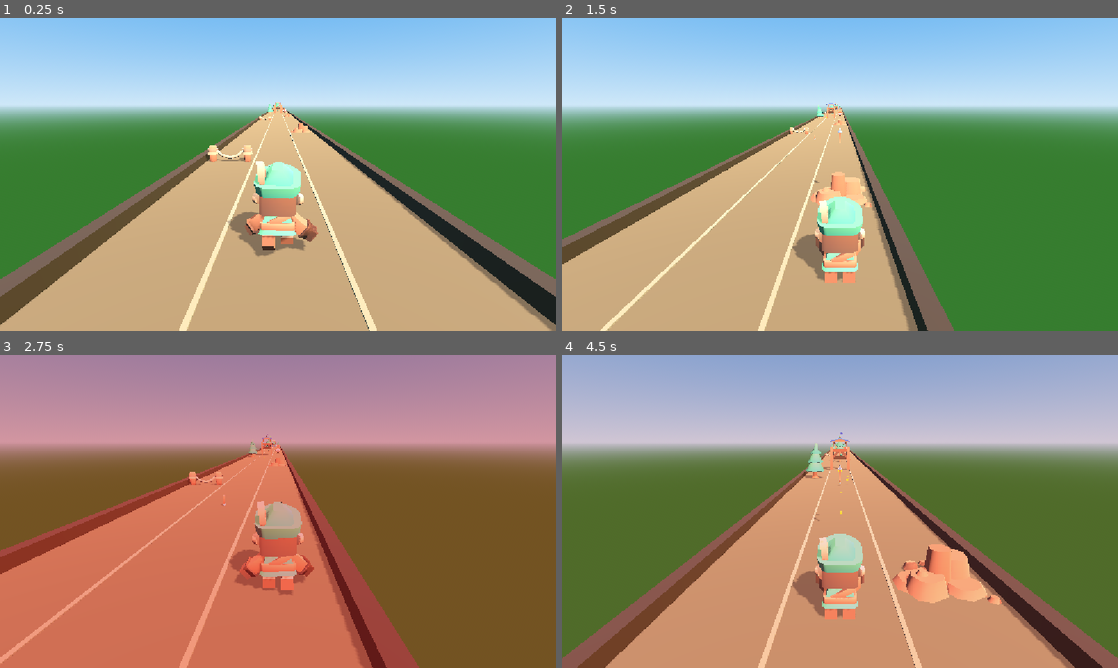
Above: before the commit, frames 1-4 (two rows, left to right).
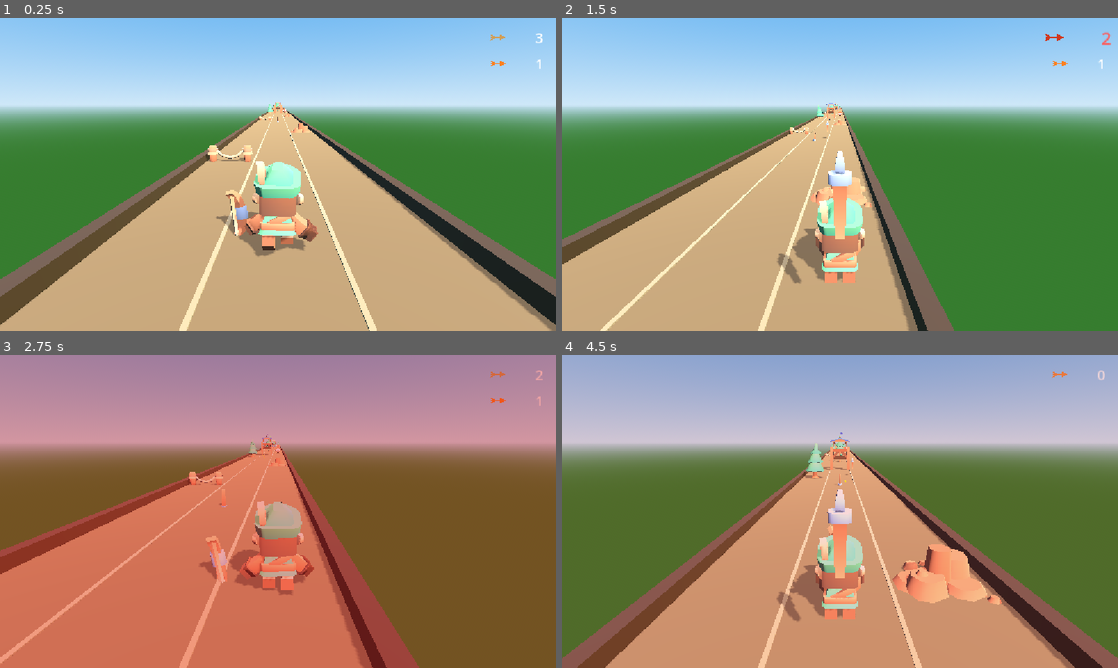
Above: after the commit, the same moments.

Repository: emrullah-enis-ctnky/RobinRunnerGame-Godot
Game: Godot game, scene res://scenes/world/world.tscn
Two runs of this game, one before a commit and one after it. Both use one fixed random seed, a clock stepped at 60 frames per second and the inputs below.
Inputs (mouse positions are in pixels of both pictures, inside the frame that each line leads up to):
- Up to frame 1 (0.25 s): no input
- Up to frame 2 (1.5 s): tap Enter (ui_accept) at 0.5 s; move the mouse to (962, 158) at 0.52 s; hold Right (move_right) 0.53-1.25 s; tap F (shoot) at 0.6 s; click (962, 158) at 0.67 s; tap Space (jump) at 0.77, 1.07 s; drag from (728, 190) to (812, 237) at 1.27 s
- Up to frame 3 (2.75 s): move the mouse to (333, 442) at 2.02 s; hold Right (move_right) from 2.03 s (still down); tap F (shoot) at 2.1 s; click (333, 442) at 2.17 s
- Up to frame 4 (4.5 s): release Right (move_right) at 2.75 s; drag from (812, 574) to (673, 464) at 2.77 s; move the mouse to (1006, 558) at 3.52 s; hold Left (move_left) 3.53-4.25 s; tap F (shoot) at 3.6 s; click (1006, 558) at 3.67 s; tap Space (jump) at 3.77, 4.07 s; drag from (673, 464) to (756, 433) at 4.27 s

The runs differ from the first frame. In frame 1, 0.5% of the frame differs, in the area x 38-98%, y 4-70%; in frame 2, 1.0%; in frame 3, 0.4%; in frame 4, 1.0%, in the area x 38-98%, y 4-86%.

Commit message:
feat(combat-feedback): hold bow in hand, add arrow counter HUD, size props
Second Phase 7 pass focused on combat feedback and presentation.

- PlayerController equips weapon-bow.glb on the archer's arm bone via a
  BoneAttachment3D and releases the arrow at the end of the draw window
- New top-right ArrowCounterHUD/ArrowCounterEntry: shows each held arrow
  type and count, slides rows in/out, pulses green on gain and red on spend
- MeshFit normalizes arrow and bow model sizes; pickups lift into the quiver
- Known visual issues (bow placement, arrow flight orientation) recorded in
  memory-bank/progress.md for the Step 7.7 manual pass

Co-authored-by: CommandCodeBot <noreply@commandcode.ai>

Diff:
--- /dev/null
+++ b/scenes/ui/arrow_counter_entry.tscn
@@ -0,0 +1,19 @@
+[gd_scene format=3 uid="uid://carrowcounterentry"]
+
+[ext_resource type="Script" path="res://scripts/ui/arrow_counter_entry.gd" id="1_entry"]
+
+[node name="ArrowCounterEntry" type="Control"]
+custom_minimum_size = Vector2(120, 48)
+mouse_filter = 2
+script = ExtResource("1_entry")
+
+[node name="Count" type="Label" parent="."]
+anchor_left = 1.0
+anchor_right = 1.0
+anchor_bottom = 1.0
+offset_left = -74.0
+offset_right = -10.0
+theme_override_font_sizes/font_size = 30
+text = "0"
+horizontal_alignment = 2
+vertical_alignment = 1
--- /dev/null
+++ b/scenes/ui/arrow_counter_hud.tscn
@@ -0,0 +1,21 @@
+[gd_scene format=3 uid="uid://carrowcounterhud"]
+
+[ext_resource type="Script" path="res://scripts/ui/arrow_counter_hud.gd" id="1_hud"]
+
+[node name="ArrowCounterHUD" type="CanvasLayer"]
+layer = 5
+script = ExtResource("1_hud")
+
+[node name="Root" type="Control" parent="."]
+anchor_right = 1.0
+anchor_bottom = 1.0
+mouse_filter = 2
+
+[node name="Entries" type="Control" parent="Root"]
+anchor_left = 1.0
+anchor_right = 1.0
+offset_left = -136.0
+offset_top = 16.0
+offset_right = -16.0
+offset_bottom = 16.0
+mouse_filter = 2
--- a/scenes/world/world.tscn
+++ b/scenes/world/world.tscn
@@ -6,6 +6,7 @@
 [ext_resource type="Script" path="res://scripts/world/track_spawner.gd" id="4_spawner"]
 [ext_resource type="PackedScene" uid="uid://c8n4v2x6bq7zp" path="res://scenes/ui/damage_overlay.tscn" id="5_overlay"]
 [ext_resource type="Script" path="res://scripts/combat/arrow_pool.gd" id="6_arrowpool"]
+[ext_resource type="PackedScene" path="res://scenes/ui/arrow_counter_hud.tscn" id="7_hud"]
 
 [sub_resource type="ProceduralSkyMaterial" id="ProceduralSkyMaterial_world"]
 sky_top_color = Color(0.25, 0.52, 0.88, 1)
@@ -55,3 +56,5 @@
 script = ExtResource("6_arrowpool")
 
 [node name="DamageOverlay" parent="." instance=ExtResource("5_overlay")]
+
+[node name="ArrowCounterHUD" parent="." instance=ExtResource("7_hud")]
--- a/scripts/combat/arrow.gd
+++ b/scripts/combat/arrow.gd
@@ -6,7 +6,6 @@
 
 # The mesh's native axis is baked into a rotation so the arrow points along its flight path.
 const MESH_LOCAL_ROTATION: Vector3 = Vector3(-90.0, 0.0, 0.0)
-const FLAME_OFFSET: Vector3 = Vector3(0.0, 0.0, -0.6)
 
 signal finished(arrow)
 
@@ -23,21 +22,23 @@
 
 ## Builds the flame visuals once so every pooled arrow reuses them.
 func _ready() -> void:
-	_orient_mesh()
+	_prepare_mesh()
 	_build_flame_visuals()
 	deactivate()
 
 
-## Aligns the instanced arrow mesh with the travel direction.
-func _orient_mesh() -> void:
+## Normalizes the arrow mesh size and aligns it with the travel direction.
+func _prepare_mesh() -> void:
 	var mesh: Node3D = get_node_or_null("Mesh")
 	if mesh:
+		MeshFit.fit_longest_axis(mesh, GameConfig.ARROW_MODEL_LENGTH)
 		mesh.rotation_degrees = MESH_LOCAL_ROTATION
 
 
 ## Creates the glowing head and the particle emitter shown only for flame arrows.
 func _build_flame_visuals() -> void:
-	var visuals: Dictionary = FlameVisual.build(self, FLAME_OFFSET)
+	var tip: Vector3 = Vector3(0.0, 0.0, -GameConfig.ARROW_MODEL_LENGTH * 0.5)
+	var visuals: Dictionary = FlameVisual.build(self, tip)
 	_flame_head = visuals["head"]
 	_flame_fx = visuals["fx"]
 
--- a/scripts/combat/arrow_pickup.gd
+++ b/scripts/combat/arrow_pickup.gd
@@ -6,20 +6,25 @@
 
 # The mesh's native axis is rotated so the arrow lies flat on the ground.
 const MESH_LOCAL_ROTATION: Vector3 = Vector3(90.0, 0.0, 0.0)
+# Never scale to exactly zero: a singular basis is rejected by Jolt Physics.
+const COLLECT_MIN_SCALE: float = 0.01
 
 @export var arrow_type: String = GameConfig.ARROW_TYPE_NORMAL
 @export var amount: int = 1
 
-var _base_y: float = 0.0
+var _base_position: Vector3 = Vector3.ZERO
+var _base_rotation: Vector3 = Vector3.ZERO
 var _time: float = 0.0
+var _collect_tween: Tween
 var _flame_head: MeshInstance3D
 var _flame_fx: GPUParticles3D
 
 
-## Wires collision, lays the mesh flat, and restores on a new run.
+## Wires collision, sizes and lays the arrow flat, and restores on a new run.
 func _ready() -> void:
-	_base_y = position.y
-	_orient_mesh()
+	_base_position = position
+	_base_rotation = rotation
+	_prepare_mesh()
 	if arrow_type == GameConfig.ARROW_TYPE_FLAME:
 		_build_flame_visuals()
 	body_entered.connect(_on_body_entered)
@@ -27,16 +32,18 @@
 		get_node("/root/EventBus").game_restarted.connect(restore)
 
 
-## Rotates the instanced arrow mesh so it lies flat on the ground.
-func _orient_mesh() -> void:
+## Normalizes the arrow mesh size and lays it flat on the ground.
+func _prepare_mesh() -> void:
 	var mesh: Node3D = get_node_or_null("Mesh")
 	if mesh:
+		MeshFit.fit_longest_axis(mesh, GameConfig.ARROW_MODEL_LENGTH)
 		mesh.rotation_degrees = MESH_LOCAL_ROTATION
 
 
 ## Adds the flame glow for flame-arrow pickups.
 func _build_flame_visuals() -> void:
-	var visuals: Dictionary = FlameVisual.build(self)
+	var tip: Vector3 = Vector3(0.0, 0.0, -GameConfig.ARROW_MODEL_LENGTH * 0.5)
+	var visuals: Dictionary = FlameVisual.build(self, tip)
 	_flame_head = visuals["head"]
 	_flame_fx = visuals["fx"]
 	_flame_head.visible = true
@@ -47,29 +54,37 @@
 func _process(delta: float) -> void:
 	_time += delta * GameConfig.PICKUP_BOB_SPEED
 	rotation.y += GameConfig.PICKUP_SPIN_SPEED * delta
-	position.y = _base_y + sin(_time) * GameConfig.PICKUP_BOB_HEIGHT
+	position = _base_position + Vector3(0.0, sin(_time) * GameConfig.PICKUP_BOB_HEIGHT, 0.0)
 
 
-## Hands the ammo to the quiver and hides the picked-up arrow.
+## Hands the ammo to the quiver and flies the arrow up into it.
 func _on_body_entered(body: Node3D) -> void:
 	if not body.is_in_group("player"):
 		return
 	if has_node("/root/EventBus"):
 		get_node("/root/EventBus").collectible_picked.emit("arrow_" + arrow_type, amount)
-	_collect()
+	_collect(body)
 
 
-## Hides the pickup and stops its idle motion after collection.
-func _collect() -> void:
-	hide()
+## Lifts the arrow toward the player's quiver while shrinking it away.
+func _collect(player: Node3D) -> void:
+	set_deferred("monitoring", false)
 	set_process(false)
-	set_deferred("monitoring", false)
+	_collect_tween = create_tween()
+	_collect_tween.set_parallel(true)
+	_collect_tween.tween_property(self, "global_position", player.global_position + Vector3(0.0, 1.2, 0.3), GameConfig.PICKUP_COLLECT_TIME).set_trans(Tween.TRANS_QUAD).set_ease(Tween.EASE_IN)
+	_collect_tween.tween_property(self, "scale", Vector3.ONE * COLLECT_MIN_SCALE, GameConfig.PICKUP_COLLECT_TIME).set_trans(Tween.TRANS_BACK).set_ease(Tween.EASE_IN)
+	_collect_tween.chain().tween_callback(hide)
 
 
-## Re-enables the pickup so recycled chunks can present it again.
+## Re-enables and repositions the pickup so recycled chunks can present it again.
 func restore() -> void:
+	if _collect_tween and _collect_tween.is_valid():
+		_collect_tween.kill()
+	scale = Vector3.ONE
 	_time = 0.0
-	position.y = _base_y
+	position = _base_position
+	rotation = _base_rotation
 	show()
 	set_process(true)
 	set_deferred("monitoring", true)
--- a/scripts/common/game_config.gd
+++ b/scripts/common/game_config.gd
@@ -33,6 +33,9 @@
 const ARROW_MUZZLE_HEIGHT: float = 1.0
 const SHOOT_DRAW_TIME: float = 0.12
 const SHOOT_RELEASE_TIME: float = 0.28
+const ARROW_MODEL_LENGTH: float = 0.9
+const BOW_MODEL_LENGTH: float = 0.55
+const PICKUP_COLLECT_TIME: float = 0.35
 
 # Pickup Idle Motion
 const PICKUP_BOB_HEIGHT: float = 0.12
--- /dev/null
+++ b/scripts/common/mesh_fit.gd
@@ -0,0 +1,22 @@
+class_name MeshFit
+extends RefCounted
+## Normalizes imported model sizes so gameplay props share a consistent scale.
+
+
+## Scales a node so its largest mesh dimension matches the target length.
+static func fit_longest_axis(node: Node3D, target_length: float) -> void:
+	var longest: float = _longest_mesh_dimension(node)
+	if longest <= 0.0:
+		return
+	node.scale = Vector3.ONE * (target_length / longest)
+
+
+## Returns the largest dimension found across all mesh instances under a node.
+static func _longest_mesh_dimension(node: Node) -> float:
+	var longest: float = 0.0
+	for child in node.get_children():
+		if child is MeshInstance3D and (child as MeshInstance3D).mesh != null:
+			var size: Vector3 = (child as MeshInstance3D).get_aabb().size
+			longest = maxf(longest, maxf(size.x, maxf(size.y, size.z)))
+		longest = maxf(longest, _longest_mesh_dimension(child))
+	return longest
--- a/scripts/managers/ability_manager.gd
+++ b/scripts/managers/ability_manager.gd
@@ -41,6 +41,11 @@
 	for count in ammo.values():
 		total += int(count)
 	return total
+
+
+## Returns true when the quiver holds at least one arrow of any type.
+func can_fire() -> bool:
+	return total_ammo() > 0
 
 
 ## Resolves the arrow type (preferring the requested one) and fires it when ammo allows.
--- a/scripts/player/player_controller.gd
+++ b/scripts/player/player_controller.gd
@@ -3,6 +3,8 @@
 ## Controls the player character in RobinRunner (3-lane movement, jumping, and state).
 
 const GameConfig = preload("res://scripts/common/game_config.gd")
+const BOW_SCENE: PackedScene = preload("res://assets/models/weapon-bow.glb")
+const BOW_BONE: String = "arm-left"
 
 # Hazard labels and the posture each type imprints on a non-fatal contact
 const HAZARD_OVERHEAD_BARRIER: String = "overhead_barrier"
@@ -38,6 +40,9 @@
 @export var shoot_draw_time: float = GameConfig.SHOOT_DRAW_TIME
 @export var shoot_release_time: float = GameConfig.SHOOT_RELEASE_TIME
 @export var arrow_scan_range: float = GameConfig.ARROW_SCAN_RANGE
+@export var bow_offset: Vector3 = Vector3(0.6, 0.0, 0.15)
+@export var bow_rotation_degrees: Vector3 = Vector3(0.0, 0.0, 31.0)
+@export var bow_scale: float = 1.0
 
 var current_lane: int = GameConfig.LANE_CENTER
 var target_x: float = 0.0
@@ -53,6 +58,11 @@
 var shoot_released: bool = false
 var can_control: bool = true
 
+# Stored shot parameters released once the draw window completes
+var _shoot_origin: Vector3 = Vector3.ZERO
+var _shoot_forward: Vector3 = Vector3.FORWARD
+var _shoot_preferred: String = GameConfig.ARROW_TYPE_NORMAL
+
 # Stand-in shapes swapped on the detector; Jolt rejects non-uniform shape scaling
 var _standing_hitbox: Shape3D
 var _ducking_hitbox: CapsuleShape3D
@@ -72,6 +82,7 @@
 func _ready() -> void:
 	_prepare_hitboxes()
 	_setup_animations()
+	_attach_bow()
 	reset_player()
 	if has_node("/root/EventBus"):
 		var bus: Node = get_node("/root/EventBus")
@@ -92,6 +103,38 @@
 	_ducking_hitbox = CapsuleShape3D.new()
 	_ducking_hitbox.radius = duck_hitbox_radius
 	_ducking_hitbox.height = duck_hitbox_height
+
+
+## Attaches the bow model to the archer's right-hand bone so it is held at all times.
+func _attach_bow() -> void:
+	var skeleton: Skeleton3D = _find_skeleton(visual_model)
+	if skeleton == null or skeleton.find_bone(BOW_BONE) < 0:
+		return
+
+	var attach := BoneAttachment3D.new()
+	attach.bone_name = BOW_BONE
+	skeleton.add_child(attach)
+
+	var bow: Node3D = BOW_SCENE.instantiate()
+	bow.name = "Bow"
+	MeshFit.fit_longest_axis(bow, GameConfig.BOW_MODEL_LENGTH)
+	bow.position = bow_offset
+	bow.rotation_degrees = bow_rotation_degrees
+	bow.scale *= bow_scale
+	attach.add_child(bow)
+
+
+## Returns the first Skeleton3D found under a node.
+func _find_skeleton(node: Node) -> Skeleton3D:
+	if node == null:
+		return null
+	for child in node.get_children():
+		if child is Skeleton3D:
+			return child
+		var found: Skeleton3D = _find_skeleton(child)
+		if found != null:
+			return found
+	return null
 
 
 ## Handles movement, lane interpolation, and jumping physics each frame.
@@ -201,18 +244,19 @@
 	return true
 
 
-## Fires the best arrow for the hazard ahead, if the quiver allows it.
+## Begins a shot: the arrow is released once the draw window completes.
 func try_shoot() -> bool:
 	if not has_node("/root/AbilityManager"):
 		return false
-
-	var origin: Vector3 = global_position + Vector3(0.0, GameConfig.ARROW_MUZZLE_HEIGHT, 0.0)
-	var forward: Vector3 = (-global_transform.basis.z).normalized()
-	var preferred: String = _preferred_arrow_type(origin, forward)
-	var fired: bool = get_node("/root/AbilityManager").try_fire(origin, forward, preferred)
-	if fired:
-		_start_shoot_animation()
-	return fired
+	var ability: Node = get_node("/root/AbilityManager")
+	if not ability.can_fire():
+		return false
+
+	_shoot_origin = global_position + Vector3(0.0, GameConfig.ARROW_MUZZLE_HEIGHT, 0.0)
+	_shoot_forward = (-global_transform.basis.z).normalized()
+	_shoot_preferred = _preferred_arrow_type(_shoot_origin, _shoot_forward)
+	_start_shoot_animation()
+	return true
 
 
 ## Scans the lane ahead and returns a usable arrow type for the first shootable found.
@@ -250,7 +294,7 @@
 	shoot_timer = shoot_draw_time + shoot_release_time
 
 
-## Advances the shooting window and flips the draw pose into the release pose.
+## Advances the shooting window and releases the arrow at the shot moment.
 func _update_shoot(delta: float) -> void:
 	if not is_shooting:
 		return
@@ -258,8 +302,15 @@
 	shoot_timer -= delta
 	if not shoot_released and shoot_timer <= shoot_release_time:
 		shoot_released = true
+		_release_arrow()
 	if shoot_timer <= 0.0:
 		is_shooting = false
+
+
+## Fires the stored shot through the ability manager.
+func _release_arrow() -> void:
+	if has_node("/root/AbilityManager"):
+		get_node("/root/AbilityManager").try_fire(_shoot_origin, _shoot_forward, _shoot_preferred)
 
 
 ## Updates duck/slide duration and restores standing posture.
--- /dev/null
+++ b/scripts/ui/arrow_counter_entry.gd
@@ -0,0 +1,118 @@
+class_name ArrowCounterEntry
+extends Control
+## One row in the arrow counter HUD: a drawn arrow icon plus its count.
+
+const SLIDE_TIME: float = 0.25
+const PULSE_SCALE: Vector2 = Vector2(1.3, 1.3)
+const PULSE_GAIN_COLOR: Color = Color(0.35, 1.0, 0.4)
+const PULSE_SPEND_COLOR: Color = Color(1.0, 0.35, 0.35)
+
+@export var icon_color: Color = Color(0.82, 0.62, 0.34)
+
+var slot_y: float = 0.0
+
+var _count: int = 0
+var _tween: Tween
+
+@onready var _label: Label = $Count
+
+
+## Prepares the pivot so pulses scale around the row's centre.
+func _ready() -> void:
+	pivot_offset = size * 0.5
+	resized.connect(_on_resized)
+	queue_redraw()
+
+
+## Keeps the draw centered and the pivot correct when the row is resized.
+func _on_resized() -> void:
+	pivot_offset = size * 0.5
+	queue_redraw()
+
+
+## Draws the arrow icon on the left of the row.
+func _draw() -> void:
+	var mid: float = size.y * 0.5
+	var x: float = 2.0
+	draw_line(Vector2(x, mid), Vector2(x + 18.0, mid), icon_color, 3.0)
+	draw_colored_polygon(PackedVector2Array([
+		Vector2(x + 30.0, mid),
+		Vector2(x + 18.0, mid - 6.0),
+		Vector2(x + 18.0, mid + 6.0)
+	]), icon_color)
+	draw_colored_polygon(PackedVector2Array([
+		Vector2(x + 2.0, mid),
+		Vector2(x - 2.0, mid - 7.0),
+		Vector2(x + 8.0, mid - 2.0)
+	]), icon_color)
+	draw_colored_polygon(PackedVector2Array([
+		Vector2(x + 2.0, mid),
+		Vector2(x - 2.0, mid + 7.0),
+		Vector2(x + 8.0, mid + 2.0)
+	]), icon_color)
+
+
+## Updates the displayed count.
+func set_count(value: int) -> void:
+	_count = value
+	if _label:
+		_label.text = str(value)
+
+
+## Slides the row down into its slot from above.
+func appear(slot: float) -> void:
+	slot_y = slot
+	visible = true
+	position = Vector2(position.x, slot - size.y - 8.0)
+	_restart_tween()
+	modulate.a = 0.0
+	_tween.set_parallel(true)
+	_tween.tween_property(self, "position:y", slot, SLIDE_TIME).set_trans(Tween.TRANS_CUBIC).set_ease(Tween.EASE_OUT)
+	_tween.tween_property(self, "modulate:a", 1.0, SLIDE_TIME * 0.7)
+
+
+## Slides the row to a new slot when the counter reflows.
+func move_to_slot(slot: float) -> void:
+	slot_y = slot
+	if not visible:
+		return
+	_restart_tween()
+	_tween.tween_property(self, "position:y", slot, SLIDE_TIME).set_trans(Tween.TRANS_CUBIC).set_ease(Tween.EASE_OUT)
+
+
+## Slides the row out and hides it, exiting upward or downward.
+func exit(upward: bool) -> void:
+	_restart_tween()
+	var target_y: float = slot_y - size.y - 12.0 if upward else slot_y + size.y + 12.0
+	_tween.set_parallel(true)
+	_tween.tween_property(self, "position:y", target_y, SLIDE_TIME).set_trans(Tween.TRANS_CUBIC).set_ease(Tween.EASE_IN)
+	_tween.tween_property(self, "modulate:a", 0.0, SLIDE_TIME * 0.8)
+	_tween.chain().tween_callback(hide)
+
+
+## Flashes the row green and scales it up when ammo is gained.
+func pulse_gain() -> void:
+	_pulse(PULSE_GAIN_COLOR)
+
+
+## Flashes the row red and scales it up when ammo is spent.
+func pulse_spend() -> void:
+	_pulse(PULSE_SPEND_COLOR)
+
+
+## Scales the row up and tints it before settling back.
+func _pulse(color: Color) -> void:
+	_restart_tween()
+	modulate = color
+	_tween.tween_property(self, "scale", PULSE_SCALE, 0.12).set_trans(Tween.TRANS_BACK).set_ease(Tween.EASE_OUT)
+	_tween.tween_property(self, "scale", Vector2.ONE, 0.2).set_trans(Tween.TRANS_QUAD).set_ease(Tween.EASE_OUT)
+	_tween.parallel().tween_property(self, "modulate", Color.WHITE, 0.3)
+
+
+## Kills any running animation and restores the resting transform.
+func _restart_tween() -> void:
+	if _tween and _tween.is_valid():
+		_tween.kill()
+	scale = Vector2.ONE
+	modulate = Color.WHITE
+	_tween = create_tween()
--- /dev/null
+++ b/scripts/ui/arrow_counter_hud.gd
@@ -0,0 +1,97 @@
+class_name ArrowCounterHUD
+extends CanvasLayer
+## Renders the quiver counts as animated rows in the top-right corner.
+
+const GameConfig = preload("res://scripts/common/game_config.gd")
+const ENTRY_SCENE: PackedScene = preload("res://scenes/ui/arrow_counter_entry.tscn")
+const ENTRY_WIDTH: float = 120.0
+const ROW_HEIGHT: float = 48.0
+const ROW_GAP: float = 6.0
+const ICON_COLOR_NORMAL: Color = Color(0.82, 0.62, 0.34)
+const ICON_COLOR_FLAME: Color = Color(1.0, 0.5, 0.12)
+
+@onready var _entries_root: Control = $Root/Entries
+
+var _order: Array = [GameConfig.ARROW_TYPE_NORMAL, GameConfig.ARROW_TYPE_FLAME]
+var _entries: Dictionary = {}
+var _counts: Dictionary = {}
+var _visible_types: Array = []
+
+
+## Builds both rows and binds to the quiver signals.
+func _ready() -> void:
+	_build_entries()
+	if has_node("/root/EventBus"):
+		var bus: Node = get_node("/root/EventBus")
+		bus.arrow_ammo_updated.connect(_on_ammo_updated)
+
+	var normal: int = 0
+	var flame: int = 0
+	if has_node("/root/AbilityManager"):
+		var ability: Node = get_node("/root/AbilityManager")
+		normal = ability.get_ammo(GameConfig.ARROW_TYPE_NORMAL)
+		flame = ability.get_ammo(GameConfig.ARROW_TYPE_FLAME)
+	_on_ammo_updated(normal, flame)
+
+
+## Instantiates and pre-hides the two arrow rows.
+func _build_entries() -> void:
+	for arrow_type in _order:
+		var entry: ArrowCounterEntry = ENTRY_SCENE.instantiate()
+		entry.name = arrow_type
+		entry.icon_color = ICON_COLOR_FLAME if arrow_type == GameConfig.ARROW_TYPE_FLAME else ICON_COLOR_NORMAL
+		entry.size = Vector2(ENTRY_WIDTH, ROW_HEIGHT)
+		entry.position = Vector2.ZERO
+		entry.visible = false
+		_entries_root.add_child(entry)
+		_entries[arrow_type] = entry
+		_counts[arrow_type] = 0
+
+
+## Applies both quiver counts received from the event bus.
+func _on_ammo_updated(normal_count: int, flame_count: int) -> void:
+	_apply(GameConfig.ARROW_TYPE_NORMAL, normal_count)
+	_apply(GameConfig.ARROW_TYPE_FLAME, flame_count)
+
+
+## Applies one type's count with the right appear, exit, or pulse behaviour.
+func _apply(arrow_type: String, new_count: int) -> void:
+	var entry: ArrowCounterEntry = _entries.get(arrow_type)
+	if entry == null:
+		return
+
+	var old_count: int = int(_counts.get(arrow_type, 0))
+	entry.set_count(new_count)
+	_counts[arrow_type] = new_count
+
+	if new_count > 0 and old_count == 0:
+		if not _visible_types.has(arrow_type):
+			_visible_types.append(arrow_type)
+		_layout(true)
+	elif new_count == 0 and old_count > 0:
+		_visible_types.erase(arrow_type)
+		entry.exit(_is_top(arrow_type))
+		_layout(false)
+	elif new_count > old_count:
+		entry.pulse_gain()
+	elif new_count < old_count:
+		entry.pulse_spend()
+
+
+## Returns true when a type sits at the top of the counter (exits upward).
+func _is_top(arrow_type: String) -> bool:
+	return arrow_type == GameConfig.ARROW_TYPE_NORMAL
+
+
+## Reflows the visible rows and slides newly shown rows down into place.
+func _layout(animate_appear: bool) -> void:
+	var y: float = 0.0
+	for i in range(_visible_types.size()):
+		var arrow_type: String = _visible_types[i]
+		var entry: ArrowCounterEntry = _entries[arrow_type]
+		var is_new: bool = not entry.visible
+		if animate_appear and is_new:
+			entry.appear(y)
+		else:
+			entry.move_to_slot(y)
+		y += ROW_HEIGHT + ROW_GAP
--- a/tests/unit/test_combat.gd
+++ b/tests/unit/test_combat.gd
@@ -232,7 +232,10 @@
 		waited += 1
 	_assert(picked["type"] == "arrow_normal", "Collecting must report the arrow type.")
 	_assert(picked["value"] == 1, "Collecting must report the arrow amount.")
-	_assert(not pickup.visible, "A collected pickup must hide.")
+
+	# The collect effect flies and shrinks the arrow before it hides.
+	await get_tree().create_timer(GameConfig.PICKUP_COLLECT_TIME + 0.2).timeout
+	_assert(not pickup.visible, "A collected pickup must hide after its collect effect.")
 
 	pickup.restore()
 	_assert(pickup.visible, "restore() must show the pickup again.")
Not shown: 1 places in scenes/world/world.tscn that only renumber resources
Not shown, added: scripts/common/mesh_fit.gd.uid
Not shown, added: scripts/ui/arrow_counter_entry.gd.uid
Not shown, added: scripts/ui/arrow_counter_hud.gd.uid
Not shown, changed: memory-bank/progress.md
